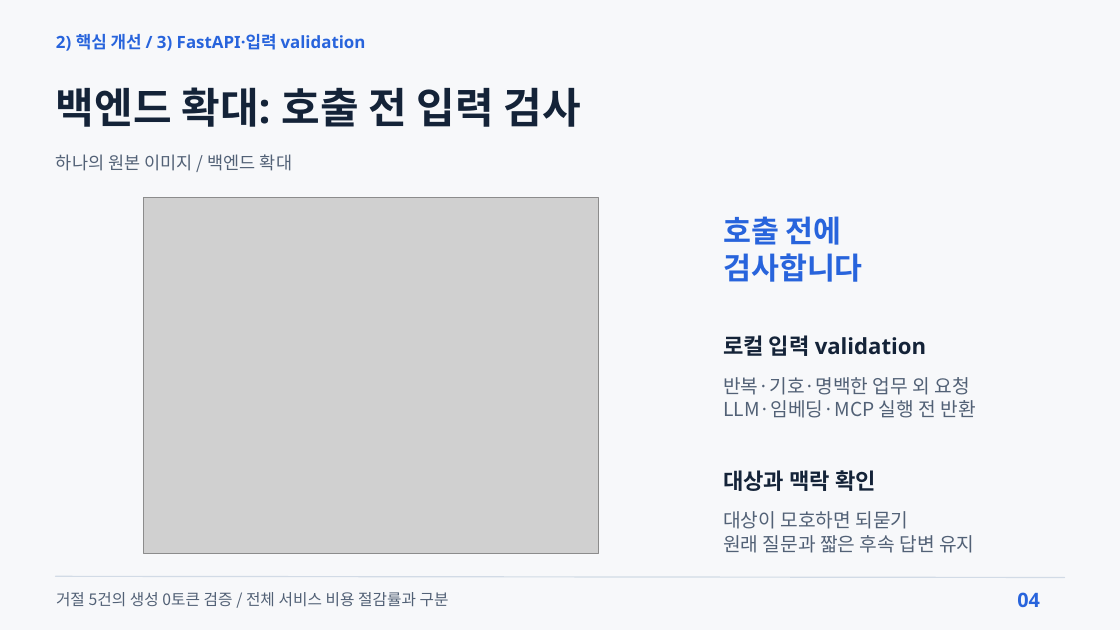
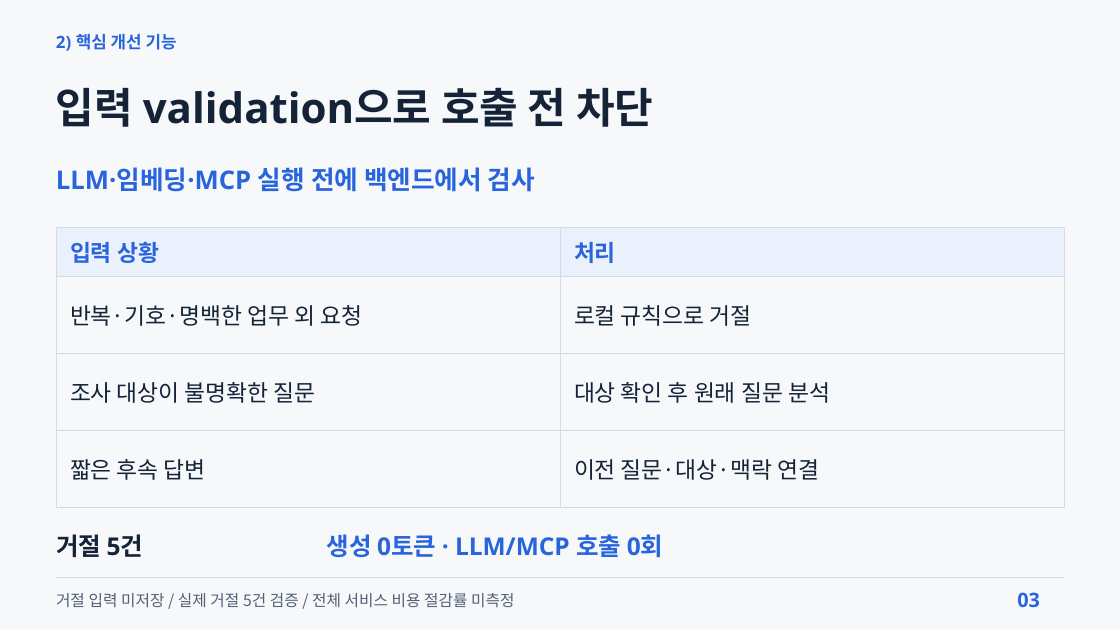
Before and after one commit to beshurl/skala-ai-mini-project, a slide deck: slide 3 of doc/presentation/운영진단_에이전트_5분발표.pptx (slide 4 before the commit). Drawn at 1120x630 pixels with LibreOffice and Linux fonts; fonts in the diff are those of the drawing; grey boxes stand for pictures. Boxes give left, top, right and bottom in pixels: in the first picture for what was removed or moved away, otherwise in the second. Text is boxed around its words. In the diff, an @@ line names an element or a change of style, - is before the commit and + after.

```diff
--- a/doc/presentation/운영진단_에이전트_5분발표.pptx
+++ b/doc/presentation/운영진단_에이전트_5분발표.pptx
@@ text at (56, 34, 177, 51): text changed @@
-2) 핵심 개선 / 3) FastAPI·입력 validation
+2) 핵심 개선 기능
@@ text removed at (56, 87, 580, 127) @@
-백엔드 확대: 호출 전 입력 검사
@@ text added at (56, 87, 653, 127), 54 pt, text #142338, bold @@
+입력 validation으로 호출 전 차단
@@ text removed at (56, 154, 292, 171) @@
-하나의 원본 이미지 / 백엔드 확대
@@ text added at (56, 167, 535, 192), 33 pt, text #2864DC, bold @@
+LLM·임베딩·MCP 실행 전에 백엔드에서 검사
@@ picture removed at (144, 198, 599, 553) @@
@@ table added at (56, 227, 1064, 507), 4 rows, 2 columns @@
+입력 상황 | 처리
+반복·기호·명백한 업무 외 요청 | 로컬 규칙으로 거절
+조사 대상이 불명확한 질문 | 대상 확인 후 원래 질문 분석
+짧은 후속 답변 | 이전 질문·대상·맥락 연결
@@ text removed at (723, 216, 863, 282) @@
-호출 전에
-검사합니다
@@ text removed at (723, 335, 926, 356) @@
-로컬 입력 validation
@@ text removed at (723, 377, 975, 418) @@
-반복·기호·명백한 업무 외 요청
-LLM·임베딩·MCP 실행 전 반환
@@ text removed at (723, 470, 876, 491) @@
-대상과 맥락 확인
@@ text added at (56, 534, 144, 558), 31.5 pt, text #142338, bold @@
+거절 5건
@@ text added at (327, 534, 664, 557), 31.5 pt, text #2864DC, bold @@
+생성 0토큰 · LLM/MCP 호출 0회
@@ text removed at (723, 511, 974, 553) @@
-대상이 모호하면 되묻기
-원래 질문과 짧은 후속 답변 유지
@@ text at (56, 593, 514, 608): text changed @@
-거절 5건의 생성 0토큰 검증 / 전체 서비스 비용 절감률과 구분
+거절 입력 미저장 / 실제 거절 5건 검증 / 전체 서비스 비용 절감률 미측정
@@ text at (1017, 592, 1040, 607): text changed @@
-04
+03
```
Also in this commit, not shown: 4 other slides changed, 2 slides added, 3 slides removed, 6 other files.
